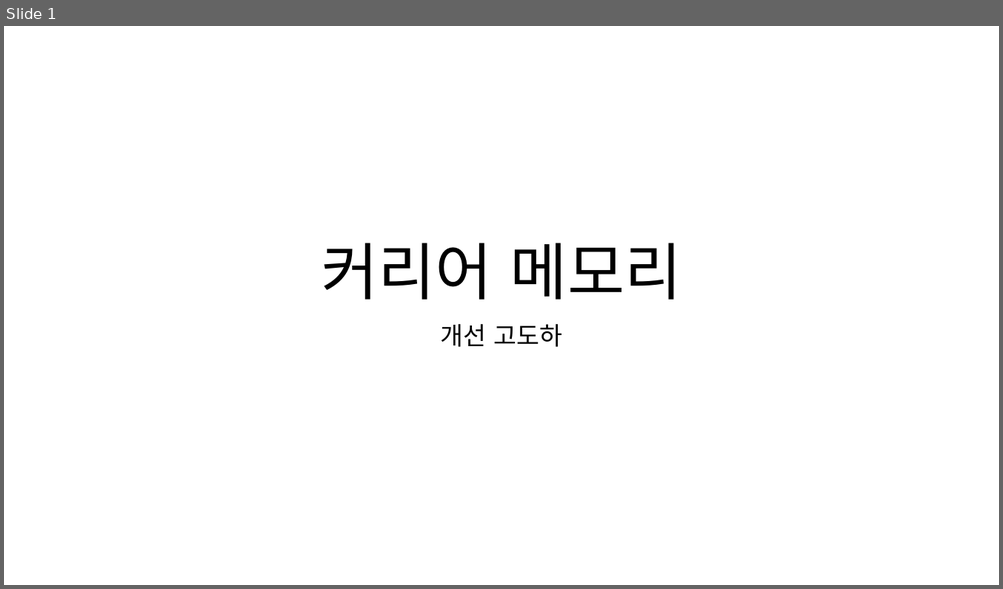
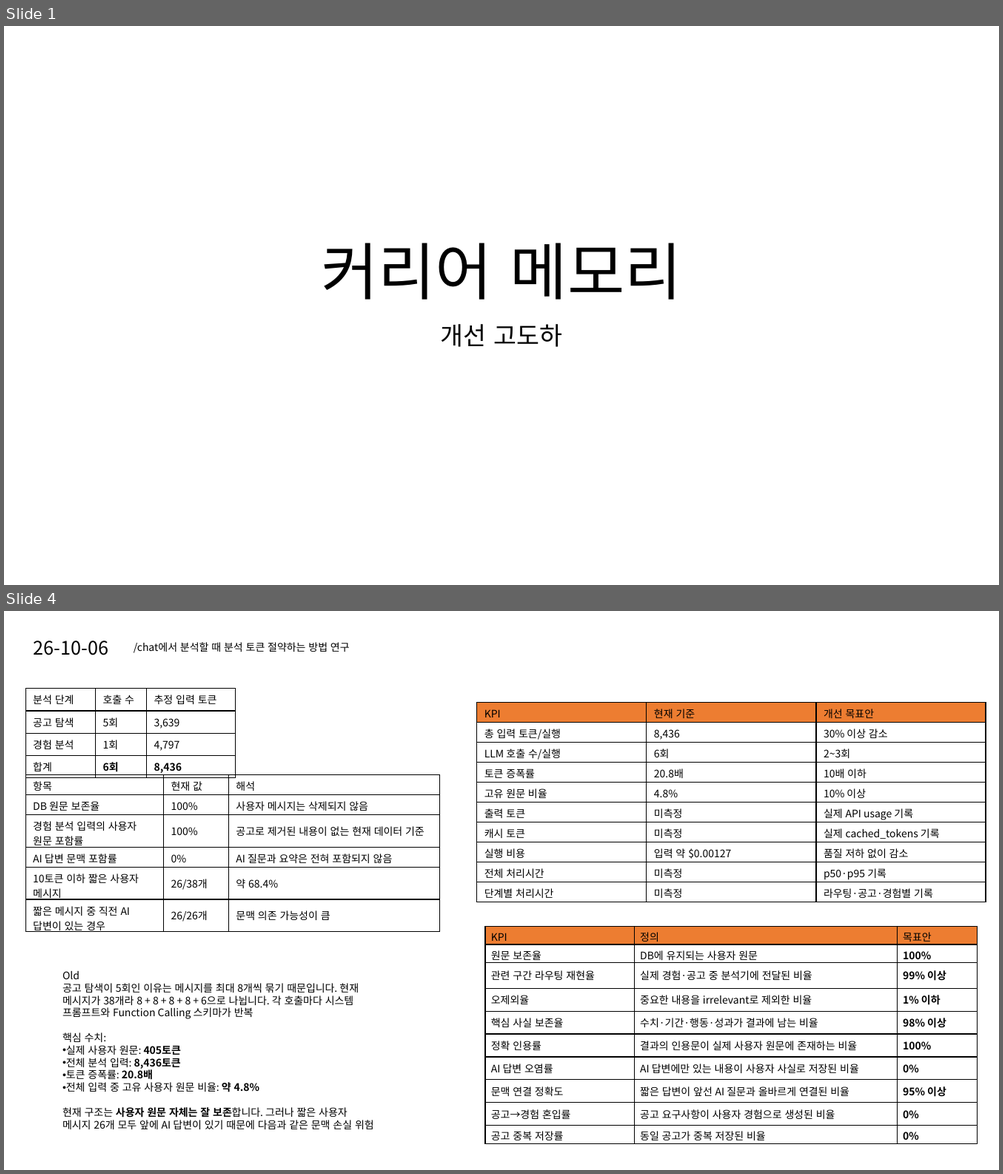
Before and after one commit to hamhj7694/CareerMemory_langchain_rag, a slide deck: 포트폴리오 및 기타 raw 자료/커리어 메모리 개선 및 고도화.pptx. Shown one above the other, each under a label of ours: slide 1 before the commit, slides 1 and 4 after it; the slides between them are not shown. The pictures are 1003x589 and 1003x1174 pixels, drawn with LibreOffice and Linux fonts; fonts in the diff are those of the drawing. Boxes give left, top, right and bottom in pixels: in the first picture for what was removed or moved away, otherwise in the second. Text is boxed around its words. In the diff, an @@ line names an element or a change of style, - is before the commit and + after.

```diff
--- a/포트폴리오 및 기타 raw 자료/커리어 메모리 개선 및 고도화.pptx
+++ b/포트폴리오 및 기타 raw 자료/커리어 메모리 개선 및 고도화.pptx
@@ slide 4 added at box(4, 611, 999, 1170), background #FFFFFF @@
@@ text added at box(34, 641, 108, 655), 18 pt, text #000000 @@
+26-10-06
@@ text added at box(134, 642, 350, 653), 10 pt, text #000000 @@
+/chat에서 분석할 때 분석 토큰 절약하는 방법 연구
@@ table added at box(25, 689, 236, 776), 4 rows, 3 columns @@
+분석 단계 | 호출 수 | 추정 입력 토큰
+공고 탐색 | 5회 | 3,639
+경험 분석 | 1회 | 4,797
+합계 | 6회 | 8,436
@@ table added at box(477, 703, 985, 902), 10 rows, 3 columns @@
+KPI | 현재 기준 | 개선 목표안
+총 입력 토큰/실행 | 8,436 | 30% 이상 감소
+LLM 호출 수/실행 | 6회 | 2~3회
+토큰 증폭률 | 20.8배 | 10배 이하
+고유 원문 비율 | 4.8% | 10% 이상
+출력 토큰 | 미측정 | 실제 API usage 기록
+캐시 토큰 | 미측정 | 실제 cached_tokens 기록
+실행 비용 | 입력 약 $0.00127 | 품질 저하 없이 감소
+전체 처리시간 | 미측정 | p50·p95 기록
+단계별 처리시간 | 미측정 | 라우팅·공고·경험별 기록
@@ table added at box(25, 775, 440, 935), 6 rows, 3 columns @@
+항목 | 현재 값 | 해석
+DB 원문 보존율 | 100% | 사용자 메시지는 삭제되지 않음
+경험 분석 입력의 사용자 원문 포함률 | 100% | 공고로 제거된 내용이 없는 현재 데이터 기준
+AI 답변 문맥 포함률 | 0% | AI 질문과 요약은 전혀 포함되지 않음
+10토큰 이하 짧은 사용자 메시지 | 26/38개 | 약 68.4%
+짧은 메시지 중 직전 AI 답변이 있는 경우 | 26/26개 | 문맥 의존 가능성이 큼
@@ table added at box(485, 926, 978, 1145), 10 rows, 3 columns @@
+KPI | 정의 | 목표안
+원문 보존율 | DB에 유지되는 사용자 원문 | 100%
+관련 구간 라우팅 재현율 | 실제 경험·공고 중 분석기에 전달된 비율 | 99% 이상
+오제외율 | 중요한 내용을 irrelevant로 제외한 비율 | 1% 이하
+핵심 사실 보존율 | 수치·기간·행동·성과가 결과에 남는 비율 | 98% 이상
+정확 인용률 | 결과의 인용문이 실제 사용자 원문에 존재하는 비율 | 100%
+AI 답변 오염률 | AI 답변에만 있는 내용이 사용자 사실로 저장된 비율 | 0%
+문맥 연결 정확도 | 짧은 답변이 앞선 AI 질문과 올바르게 연결된 비율 | 95% 이상
+공고→경험 혼입률 | 공고 요구사항이 사용자 경험으로 생성된 비율 | 0%
+공고 중복 저장률 | 동일 공고가 중복 저장된 비율 | 0%
@@ text added at box(62, 971, 374, 1130), 10 pt, text #000000 @@
+Old
+공고 탐색이 5회인 이유는 메시지를 최대 8개씩 묶기 때문입니다. 현재 메시지가 38개라 8 + 8 + 8 + 8 + 6으로 나뉩니다. 각 호출마다 시스템 프롬프트와 Function Calling 스키마가 반복
+핵심 수치:
+• 실제 사용자 원문: 405토큰
+• 전체 분석 입력: 8,436토큰
+• 토큰 증폭률: 20.8배
+• 전체 입력 중 고유 사용자 원문 비율: 약 4.8%
+현재 구조는 사용자 원문 자체는 잘 보존합니다. 그러나 짧은 사용자 메시지 26개 모두 앞에 AI 답변이 있기 때문에 다음과 같은 문맥 손실 위험
```
Also in this commit, not shown: 1 slide changed, 16 other slides added, 56 other files.
